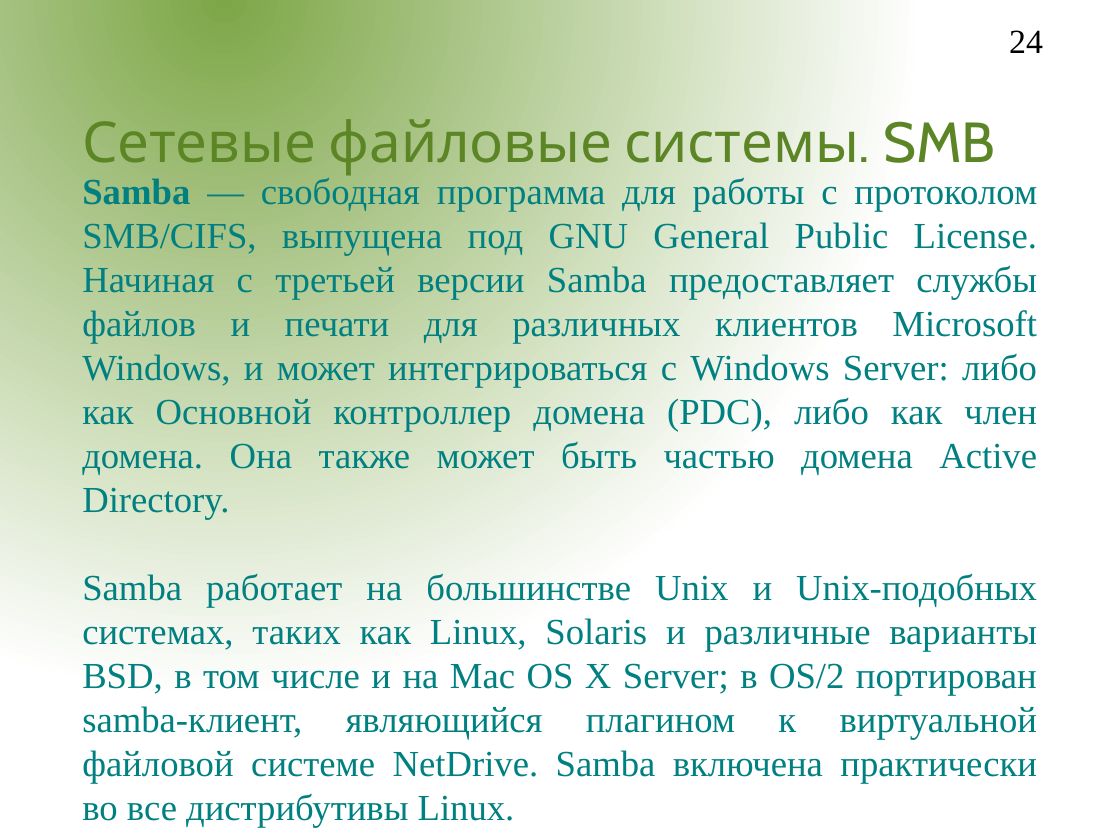
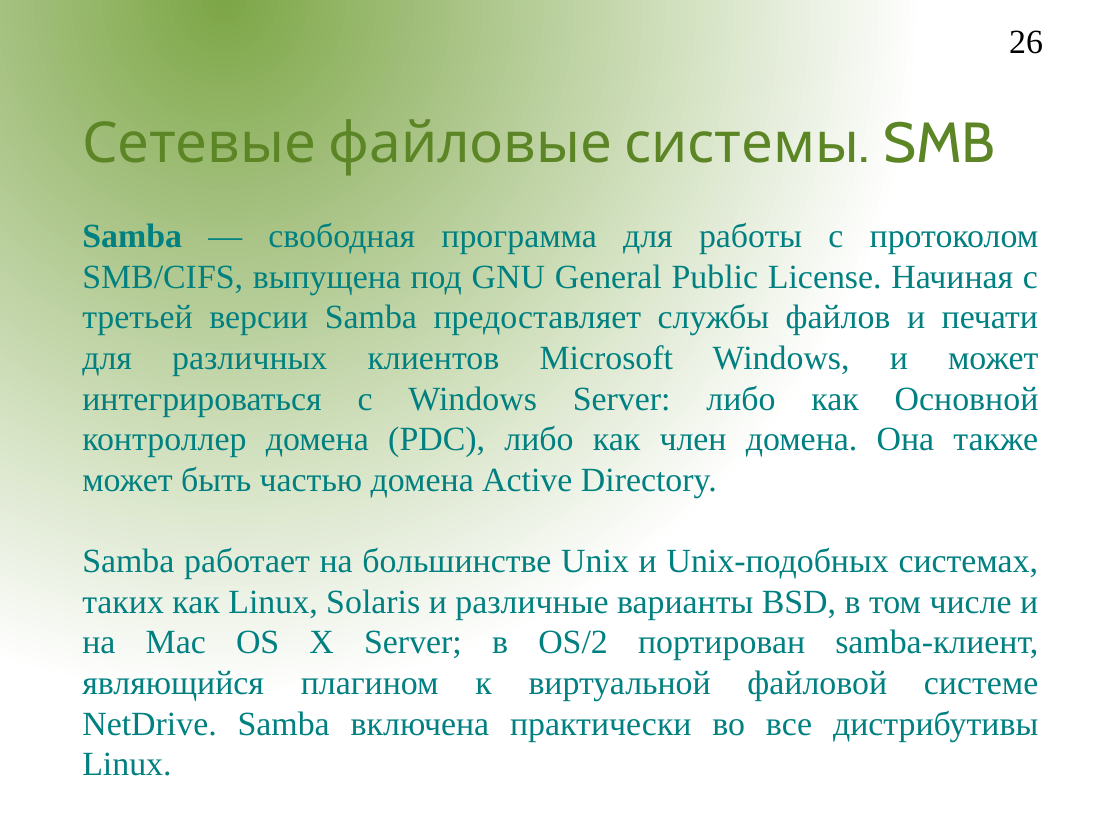
Before and after one commit to aeremenok/a-team-777, a slide deck: slide 26 of sem_9/st/fs.odp (slide 24 before the commit). Drawn at 1120x840 pixels with LibreOffice and Linux fonts; fonts in the diff are those of the drawing; background and template pictures are left out. Boxes give left, top, right and bottom in pixels: in the first picture for what was removed or moved away, otherwise in the second. Text is boxed around its words. In the diff, an @@ line names an element or a change of style, - is before the commit and + after.

```diff
--- a/sem_9/st/fs.odp
+++ b/sem_9/st/fs.odp
@@ page number at (1009,30,1043,54): text changed @@
-24
+26
@@ subtitle "Samba — свободная программа для ...": place and size @@
-subtitle "Samba — свободная программа для ..." at (82,177,1037,828)
+subtitle "Samba — свободная программа для ..." at (82,222,1039,776)
@@ subtitle "Samba — свободная программа для ..." at (82,222,1039,776): size 26 to 24 pt @@
```
Also in this commit, not shown: 8 other slides changed, 3 slides added, 1 slide removed.
